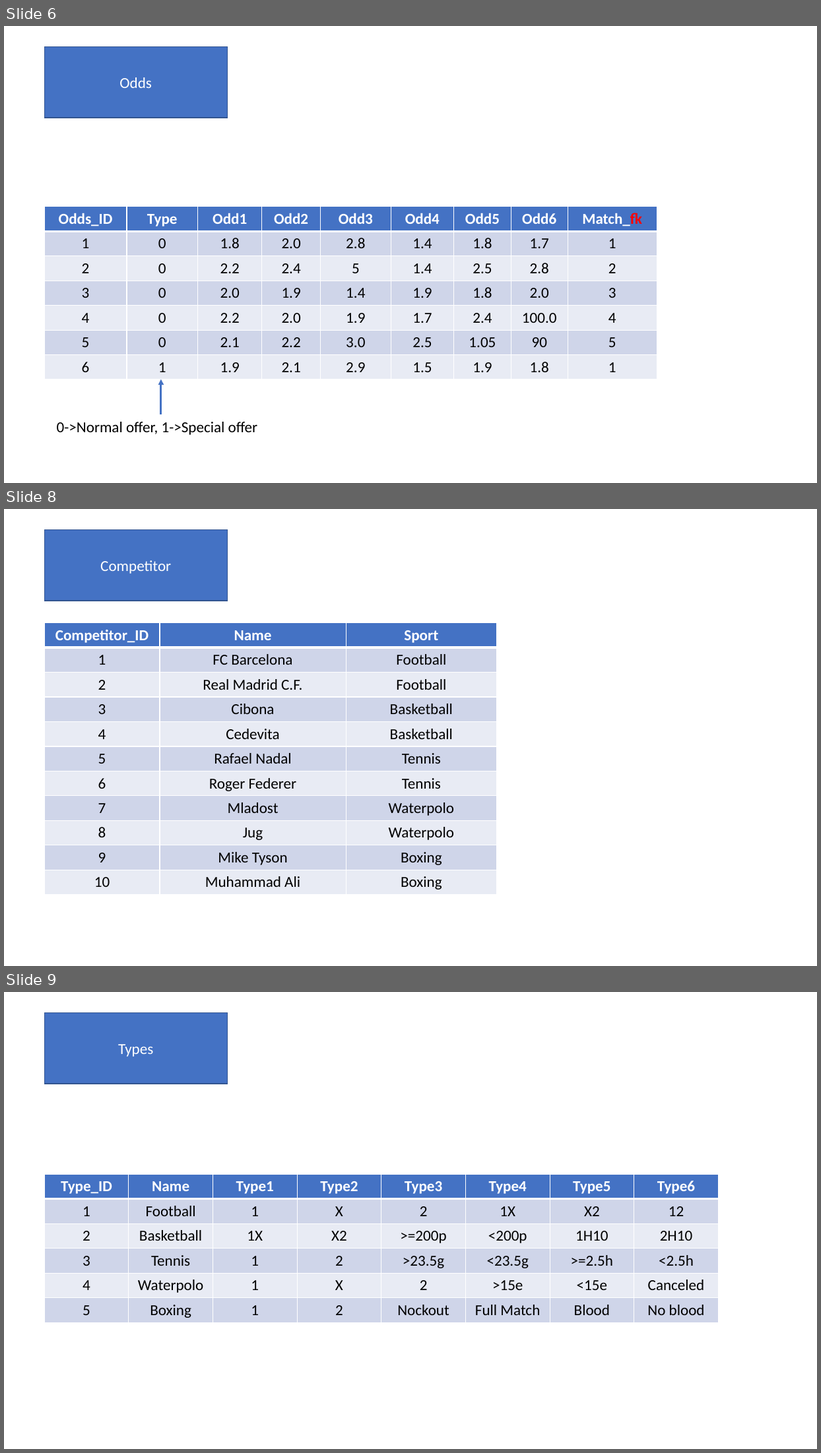
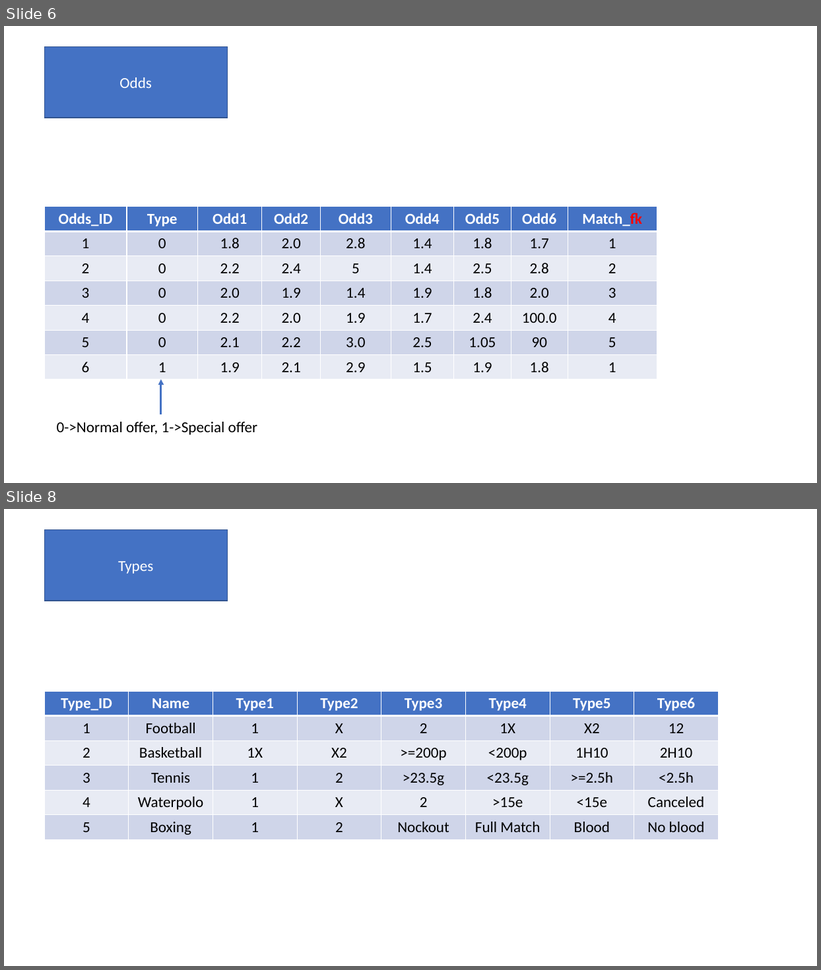
Before and after one commit to LjuboM/Betting-app, a slide deck: Database Logic.pptx. Shown one above the other, each under a label of ours: slides 6, 8 and 9 before the commit, slides 6 and 8 after it; the slides between them are not shown. The pictures are 821x1453 and 821x970 pixels, drawn with LibreOffice and Linux fonts; fonts in the diff are those of the drawing. Boxes give left, top, right and bottom in pixels: in the first picture for what was removed or moved away, otherwise in the second. Text is boxed around its words. In the diff, an @@ line names an element or a change of style, - is before the commit and + after.

Commit message:
Removed Table Competitor from Database

```diff
--- a/Database Logic.pptx
+++ b/Database Logic.pptx
@@ slide 8 removed at (4, 509, 817, 966), background #FFFFFF @@
@@ rectangle removed at (44, 529, 227, 601) @@
-Competitor
@@ table removed at (44, 623, 496, 895), 11 rows, 3 columns @@
-Competitor_ID | Name | Sport
-1 | FC Barcelona | Football
-2 | Real Madrid C.F. | Football
-3 | Cibona | Basketball
-4 | Cedevita | Basketball
-5 | Rafael Nadal | Tennis
-6 | Roger Federer | Tennis
-7 | Mladost | Waterpolo
-8 | Jug | Waterpolo
-9 | Mike Tyson | Boxing
-10 | Muhammad Ali | Boxing
@@ what was slide 9 is now slide 8 @@
```
Also in this commit, not shown: 2 slides changed, 3 other files.
